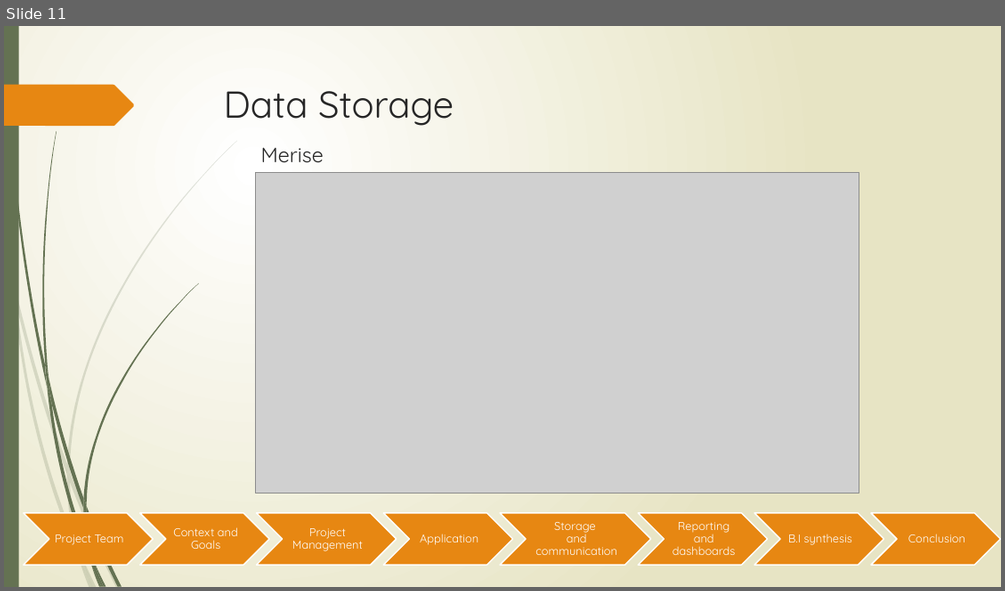
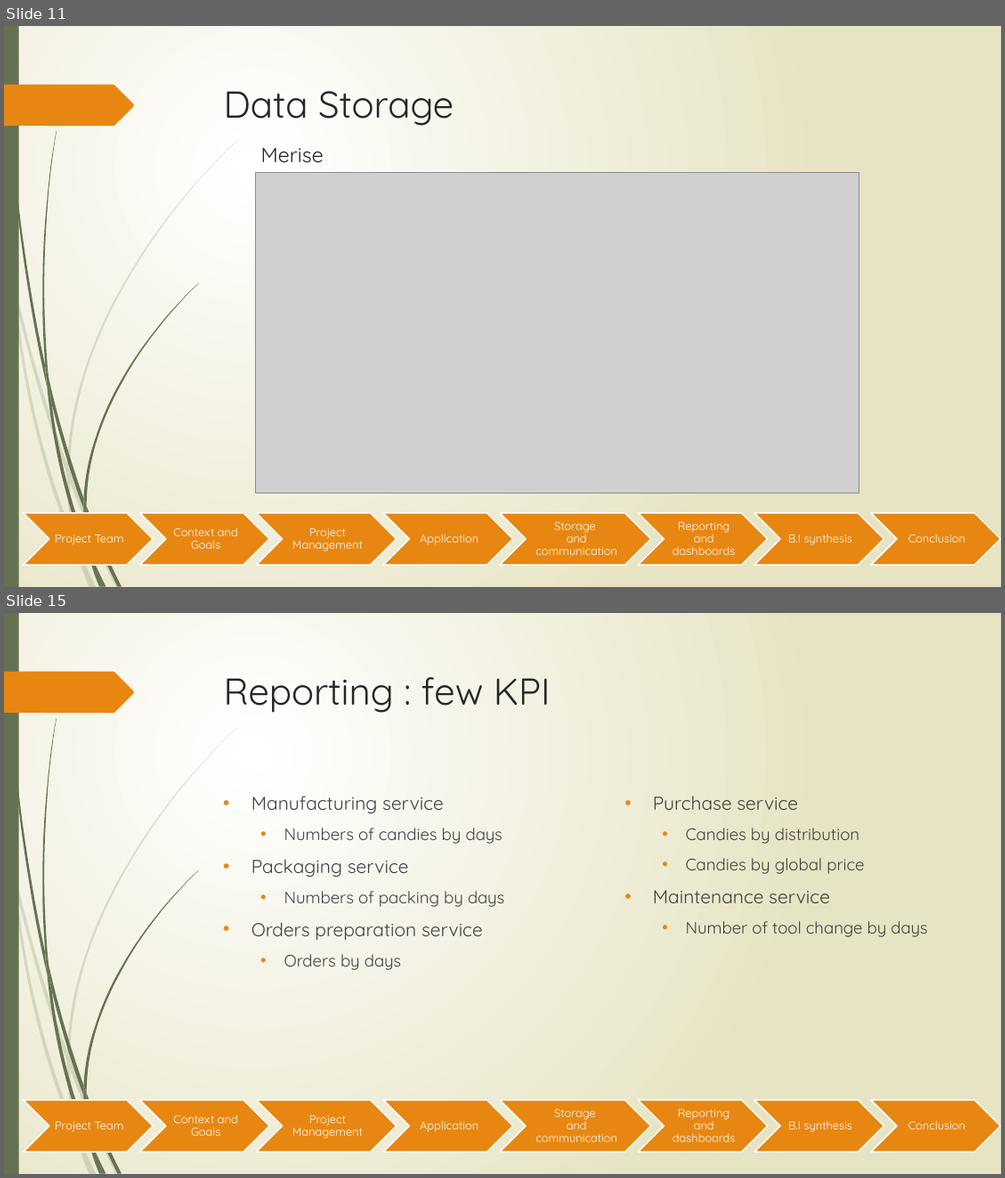
Before and after one commit to Gaetan90/ProjetBI, a slide deck: Projet BI.pptx. Shown one above the other, each under a label of ours: slide 11 before the commit, slides 11 and 15 after it; the slides between them are not shown. The pictures are 1005x591 and 1005x1178 pixels, drawn with LibreOffice and Linux fonts; fonts in the diff are those of the drawing; grey boxes stand for pictures. Boxes give left, top, right and bottom in pixels: in the first picture for what was removed or moved away, otherwise in the second. Text is boxed around its words. In the diff, an @@ line names an element or a change of style, - is before the commit and + after.

```diff
--- a/Projet BI.pptx
+++ b/Projet BI.pptx
@@ slide 15 added at <box>4,613,1001,1174</box>, background gradient #FFFFFF to #E8E6C4; not listed: 24 template elements that a slide beside it also shows @@
@@ title added at <box>224,677,550,713</box>, 36 pt, text #262626 @@
+Reporting : few KPI
@@ text added at <box>251,795,504,970</box>, 18 pt, text #404040 @@
+• Manufacturing service
+  • Numbers of candies by days
+• Packaging service
+  • Numbers of packing by days
+• Orders preparation service
+  • Orders by days
@@ text added at <box>653,795,927,937</box>, 16 pt, text #404040 @@
+• Purchase service
+  • Candies by distribution
+  • Candies by global price
+• Maintenance service
+  • Number of tool change by days
@@ group added at <box>24,1100,1000,1151</box>: 8 chevrons, 8 texts @@
+Project Team
+Context and Goals
+Project Management
+Application
+Storage
+and communication
+Reporting and dashboards
+B.I synthesis
+Conclusion
```
Also in this commit, not shown: 3 slides changed, 2 other slides added, 1 other file.
